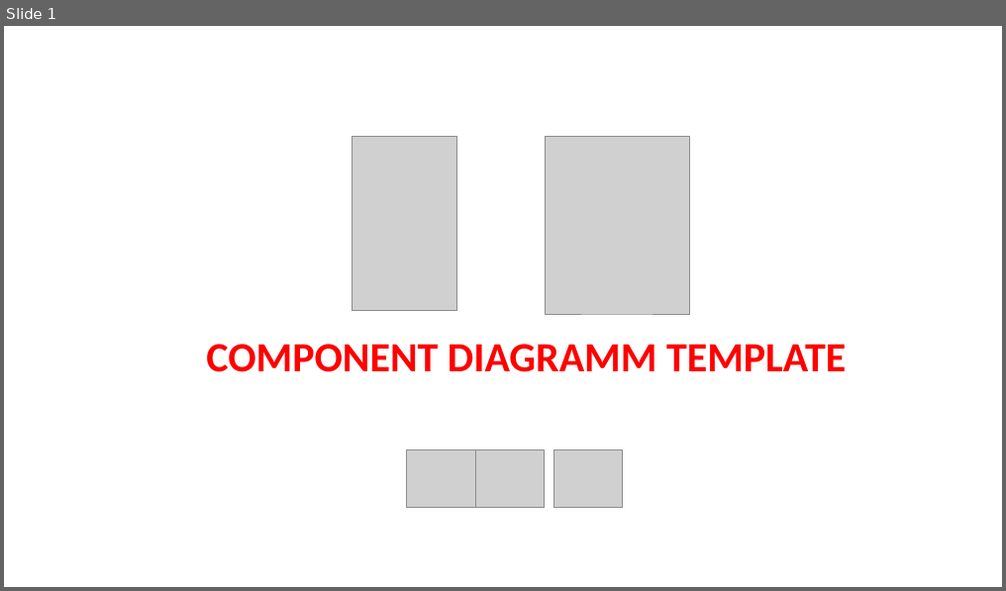
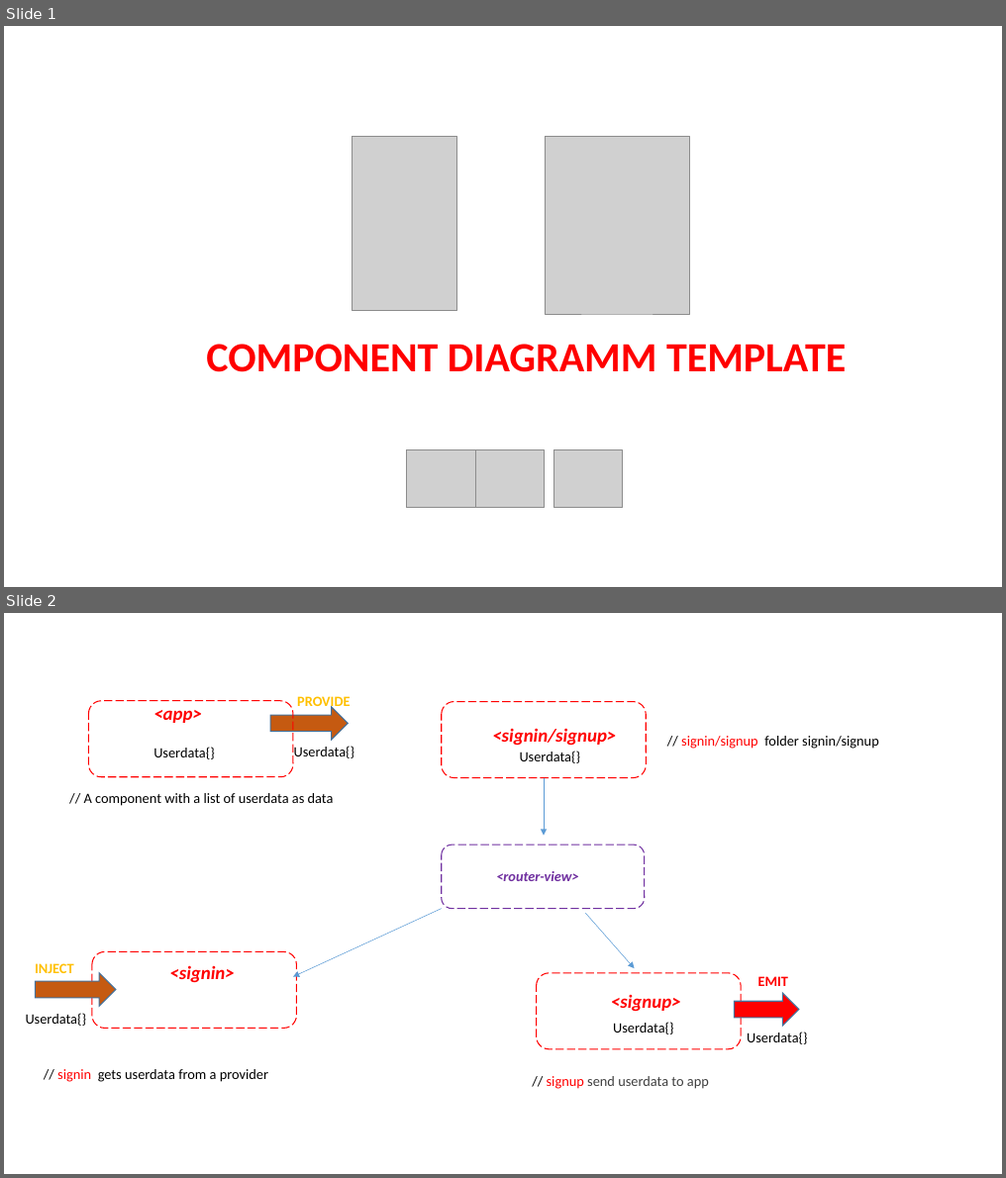
Before and after one commit to pnc-virtual-company/2021-G3-V2-PART1, a slide deck: docs/COMPONENT-DIAGRAM.pptx. Shown one above the other, each under a label of ours: slide 1 before the commit, slides 1 and 2 after it. The pictures are 1006x591 and 1006x1178 pixels, drawn with LibreOffice and Linux fonts; fonts in the diff are those of the drawing; grey boxes stand for pictures. Boxes give left, top, right and bottom in pixels: in the first picture for what was removed or moved away, otherwise in the second. Text is boxed around its words. In the diff, an @@ line names an element or a change of style, - is before the commit and + after.

```diff
--- a/docs/COMPONENT-DIAGRAM.pptx
+++ b/docs/COMPONENT-DIAGRAM.pptx
@@ slide 2 added at <box>4,613,1002,1174</box>, background #FFFFFF @@
@@ rounded rectangle added at <box>88,700,293,777</box>, outline #FF0000 1 pt dashed @@
@@ text added at <box>297,696,350,711</box>, 13.7 pt, text #FFC000, bold @@
+PROVIDE
@@ rounded rectangle added at <box>442,701,646,777</box>, outline #FF0000 1 pt dashed @@
@@ text added at <box>153,710,202,723</box>, 18 pt, text #FF0000, bold, italic @@
+<app>
@@ right arrow added at <box>270,707,348,740</box>, fill #C55A11, outline #43739E 1 pt @@
@@ text added at <box>492,728,616,746</box>, 18 pt, text #FF0000, bold, italic @@
+<signin/signup>
@@ text added at <box>153,747,215,760</box>, 13.7 pt, text #000000 @@
+Userdata{}
@@ text added at <box>294,746,355,759</box>, 13.7 pt, text #000000 @@
+Userdata{}
@@ text added at <box>520,751,581,763</box>, 13.7 pt, text #000000 @@
+Userdata{}
@@ text added at <box>681,736,879,749</box>, 13.7 pt, text #000000 @@
+// signin/signup folder signin/signup
@@ arrow added from (544, 777) to (544, 836), #5B9BD5 0.5 pt @@
@@ text added at <box>84,793,334,806</box>, 13.7 pt, text #000000 @@
+// A component with a list of userdata as data
@@ rounded rectangle added at <box>442,845,645,909</box>, outline #7030A0 1 pt dashed @@
@@ text added at <box>496,871,578,881</box>, 13.7 pt, text #7030A0, bold, italic @@
+<router-view>
@@ arrow added from (442, 909) to (293, 977), #5B9BD5 0.5 pt @@
@@ arrow added from (586, 913) to (635, 968), #5B9BD5 0.5 pt @@
@@ text added at <box>35,963,74,973</box>, 13.7 pt, text #FFC000, bold @@
+INJECT
@@ rounded rectangle added at <box>92,953,297,1029</box>, outline #FF0000 1 pt dashed @@
@@ text added at <box>169,965,234,983</box>, 18 pt, text #FF0000, bold, italic @@
+<signin>
@@ right arrow added at <box>36,973,116,1006</box>, fill #C55A11, outline #43739E 1 pt @@
@@ rounded rectangle added at <box>537,973,741,1050</box>, outline #FF0000 1 pt dashed @@
@@ text added at <box>611,995,681,1011</box>, 18 pt, text #FF0000, bold, italic @@
+<signup>
@@ right arrow added at <box>734,993,799,1026</box>, fill #FF0000, outline #43739E 1 pt @@
@@ text added at <box>758,976,788,986</box>, 13.7 pt, text #FF0000, bold @@
+EMIT
@@ text added at <box>26,1013,87,1026</box>, 13.7 pt, text #000000 @@
+Userdata{}
@@ text added at <box>613,1022,674,1035</box>, 13.7 pt, text #000000 @@
+Userdata{}
@@ text added at <box>746,1032,808,1045</box>, 13.7 pt, text #000000 @@
+Userdata{}
@@ text added at <box>57,1069,268,1082</box>, 13.7 pt, text #000000 @@
+// signin gets userdata from a provider
@@ text added at <box>547,1076,709,1089</box>, 13.7 pt, text #404040 @@
+// signup send userdata to app
```
Also in this commit, not shown: 1 slide removed, 3 other files.
